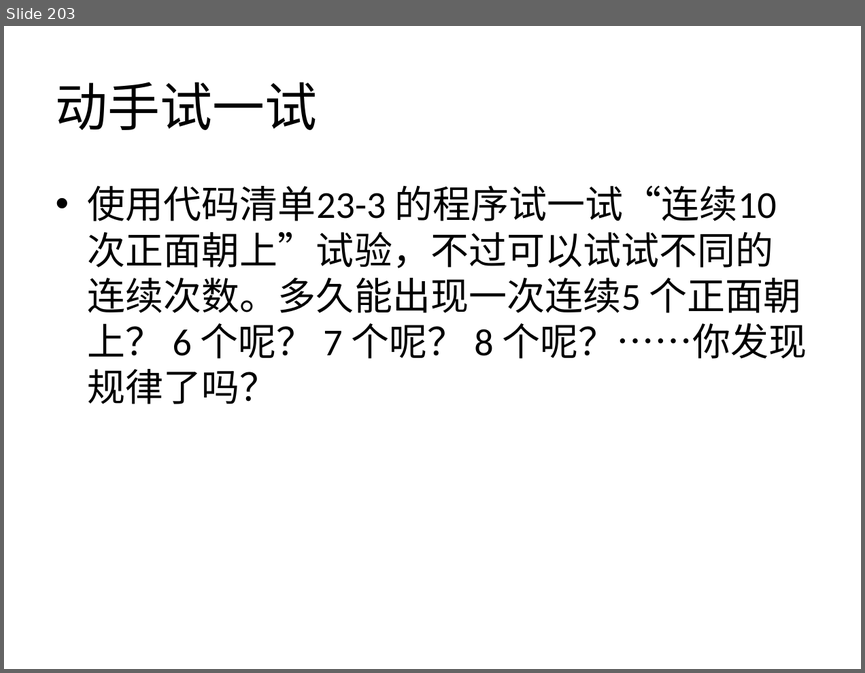
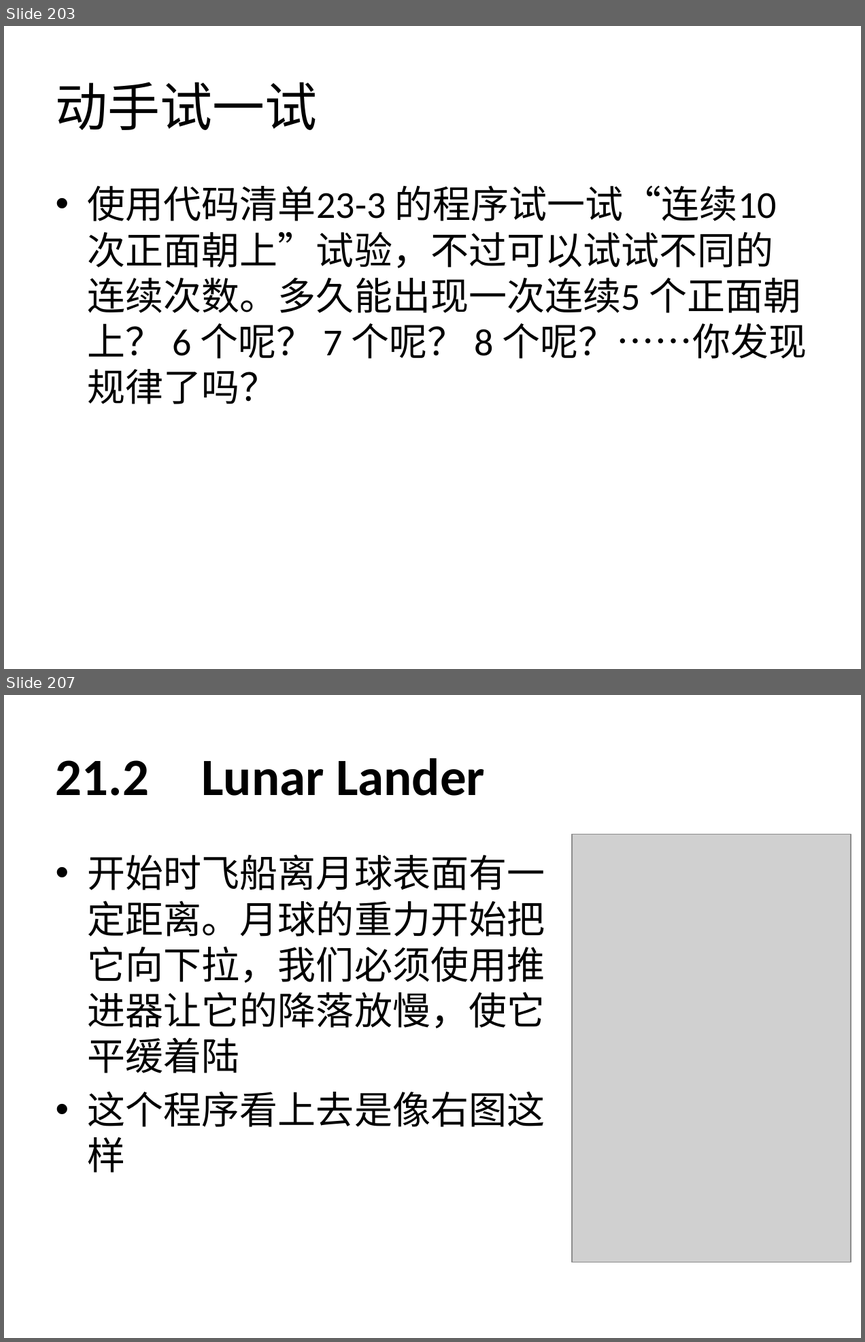
Before and after one commit to zhinan18/Python3, a slide deck: readme/Python3.pptx. Shown one above the other, each under a label of ours: slide 203 before the commit, slides 203 and 207 after it; the slides between them are not shown. The pictures are 865x673 and 865x1342 pixels, drawn with LibreOffice and Linux fonts; fonts in the diff are those of the drawing; grey boxes stand for pictures. Boxes give left, top, right and bottom in pixels: in the first picture for what was removed or moved away, otherwise in the second. Text is boxed around its words. In the diff, an @@ line names an element or a change of style, - is before the commit and + after.

```diff
--- a/readme/Python3.pptx
+++ b/readme/Python3.pptx
@@ slide 207 added at box(4, 695, 861, 1338), background #FFFFFF @@
@@ title added at box(56, 758, 485, 796), 44 pt, text #000000, bold @@
+21.2 Lunar Lander
@@ picture added at box(572, 834, 851, 1261) @@
@@ text added at box(88, 854, 545, 1172), 32 pt, text #000000 @@
+• 开始时飞船离月球表面有一定距离。月球的重力开始把它向下拉，我们必须使用推进器让它的降落放慢，使它平缓着陆
+• 这个程序看上去是像右图这样
```
Also in this commit, not shown: 16 other slides added, 2 other files.
